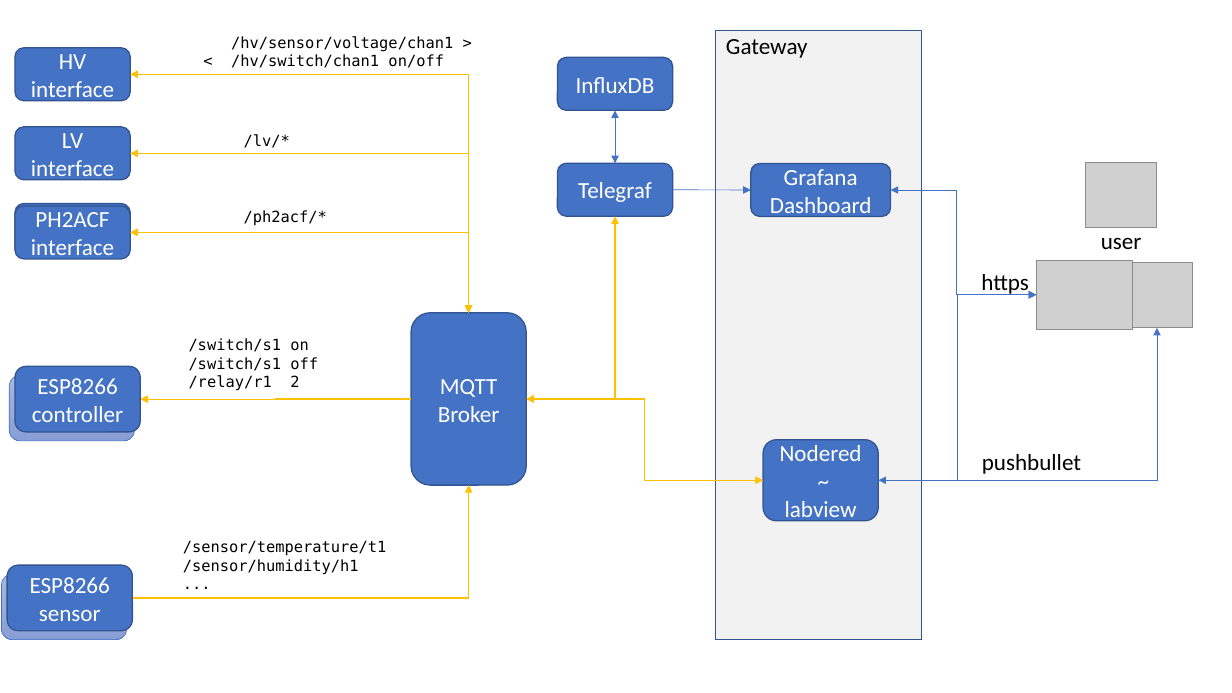
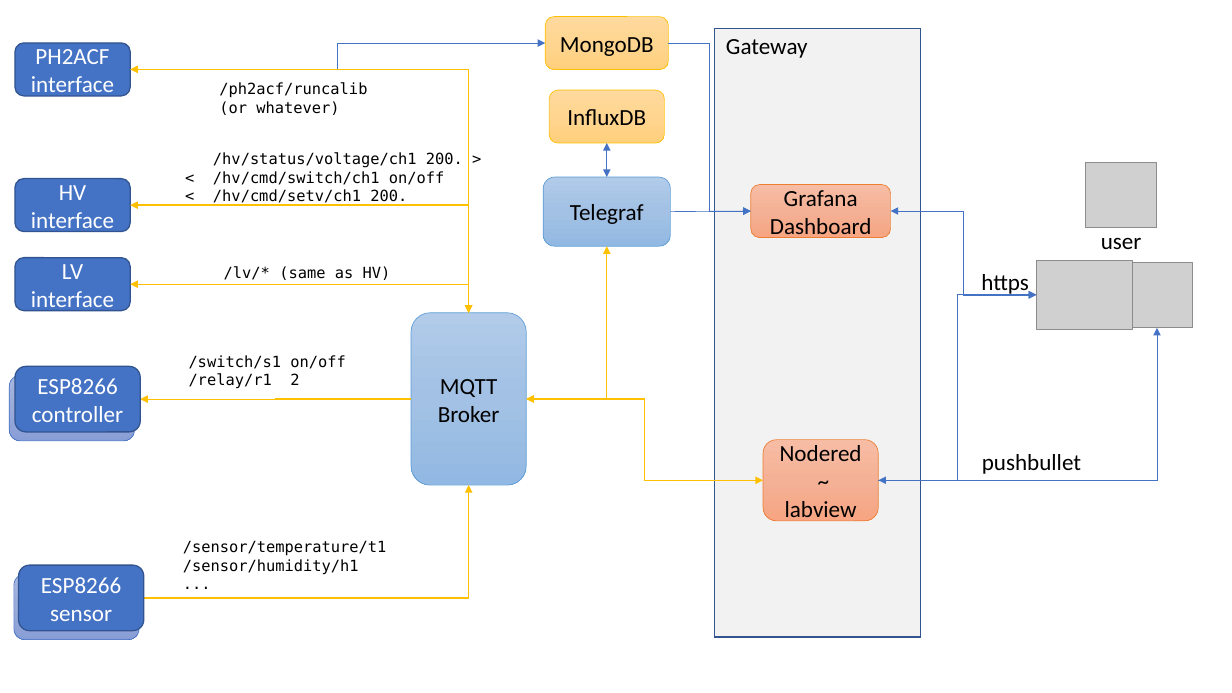
Before and after one commit to jdefaver/tracker_dcs, a slide deck: slide 1 of doc/architecture.pptx. Drawn at 1232x693 pixels with LibreOffice and Linux fonts; fonts in the diff are those of the drawing; grey boxes stand for pictures. Boxes give left, top, right and bottom in pixels: in the first picture for what was removed or moved away, otherwise in the second. Text is boxed around its words. In the diff, an @@ line names an element or a change of style, - is before the commit and + after.

```diff
--- a/doc/architecture.pptx
+++ b/doc/architecture.pptx
@@ rounded rectangle added at (545, 17, 668, 69), fill gradient #FFDB9E to #FFD590 to #FFD07C, outline #FFC000 0.5 pt, 18 pt, text #000000 @@
+MongoDB
@@ rounded rectangle "PH2ACF": place and size @@
-rounded rectangle "PH2ACF" at (15, 206, 130, 259)
+rounded rectangle "PH2ACF" at (15, 43, 130, 96)
@@ elbow arrow added from (130, 69) to (545, 43), #4472C4 0.5 pt @@
@@ elbow arrow added from (668, 43) to (751, 211), #4472C4 0.5 pt @@
@@ elbow double arrow moved from (130, 233) - (469, 312) to (130, 69) - (469, 312) @@
@@ text added at (219, 82, 367, 115), 12 pt, text #000000 @@
+/ph2acf/runcalib
+(or whatever)
@@ rounded rectangle "InfluxDB": place and size @@
-rounded rectangle "InfluxDB" at (557, 57, 673, 110)
+rounded rectangle "InfluxDB" at (549, 91, 665, 143)
@@ rounded rectangle "InfluxDB" at (549, 91, 665, 143): text colour #FFFFFF to #000000; fill #4472C4 to gradient #FFDB9E to #FFD590 to #FFD07C; outline #325491 1 pt to #FFC000 0.5 pt @@
@@ double arrow moved from (616, 164) - (616, 110) to (607, 177) - (607, 143) @@
@@ rounded rectangle "HV": place and size @@
-rounded rectangle "HV" at (15, 48, 130, 101)
+rounded rectangle "HV" at (15, 178, 130, 231)
@@ text at (213, 152, 463, 205): text changed @@
-/hv/sensor/voltage/chan1 >
-< /hv/switch/chan1 on/off
+/hv/status/voltage/ch1 200. >
+< /hv/cmd/switch/ch1 on/off
+< /hv/cmd/setv/ch1 200.
@@ rounded rectangle "Telegraf" at (543, 177, 671, 247): text colour #FFFFFF to #000000; fill #4472C4 to gradient #B1CBE9 to #A3C1E5 to #93B9E4; outline #325491 1 pt to #5B9BD5 0.5 pt @@
@@ rounded rectangle "Telegraf": place and size @@
-rounded rectangle "Telegraf" at (557, 164, 673, 216)
+rounded rectangle "Telegraf" at (543, 177, 671, 247)
@@ rounded rectangle removed at (15, 203, 130, 256) @@
-PH2ACF
-interface
@@ elbow double arrow moved from (130, 74) - (469, 312) to (130, 205) - (469, 312) @@
@@ rounded rectangle "Grafana" at (751, 185, 891, 238): text colour #FFFFFF to #000000; fill #4472C4 to gradient #F7BDA5 to #F5B196 to #F8A582; outline #325491 1 pt to #ED7D31 0.5 pt @@
@@ rounded rectangle "Grafana": place and size @@
-rounded rectangle "Grafana" at (751, 164, 891, 216)
+rounded rectangle "Grafana" at (751, 185, 891, 238)
@@ text removed at (244, 210, 327, 226) @@
-/ph2acf/*
@@ arrow moved from (673, 189) - (751, 190) to (671, 212) - (751, 211) @@
@@ elbow double arrow moved from (891, 190) - (1037, 295) to (891, 211) - (1037, 295) @@
@@ rounded rectangle "LV": place and size @@
-rounded rectangle "LV" at (15, 127, 130, 179)
+rounded rectangle "LV" at (15, 258, 130, 311)
@@ text at (224, 266, 391, 280): text changed @@
-/lv/*
+/lv/* (same as HV)
@@ elbow double arrow moved from (527, 399) - (616, 216) to (527, 399) - (607, 246) @@
@@ elbow double arrow moved from (130, 153) - (469, 312) to (130, 285) - (469, 312) @@
@@ rounded rectangle "MQTT" at (411, 312, 527, 485): text colour #FFFFFF to #000000; fill #4472C4 to gradient #B1CBE9 to #A3C1E5 to #93B9E4; outline #325491 1 pt to #5B9BD5 0.5 pt @@
@@ text "/switch/s1 on/off": place and size @@
-text "/switch/s1 on/off" at (189, 338, 318, 391)
+text "/switch/s1 on/off" at (189, 355, 346, 389)
@@ text at (189, 355, 346, 369): text changed @@
-/switch/s1 on
-/switch/s1 off
+/switch/s1 on/off
@@ rounded rectangle "Nodered" at (763, 440, 879, 521): text colour #FFFFFF to #000000; fill #4472C4 to gradient #F7BDA5 to #F5B196 to #F8A582; outline #325491 1 pt to #ED7D31 0.5 pt @@
@@ elbow arrow moved from (132, 598) - (469, 485) to (144, 598) - (469, 485) @@
@@ rounded rectangle "ESP8266": place and size @@
-rounded rectangle "ESP8266" at (7, 566, 133, 631)
+rounded rectangle "ESP8266" at (18, 566, 144, 631)
@@ rounded rectangle "ESP8266": place and size @@
-rounded rectangle "ESP8266" at (2, 574, 128, 640)
+rounded rectangle "ESP8266" at (14, 574, 140, 640)
```
Also in this commit, not shown: 1 other file.
